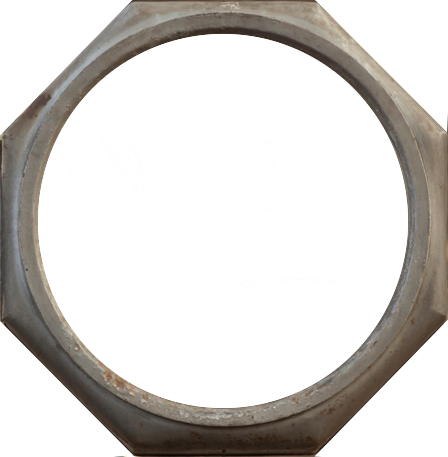
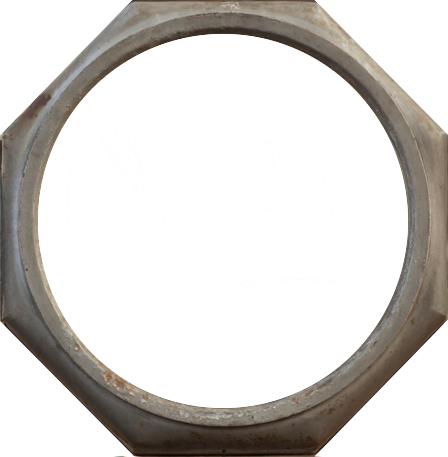
Layered file, before and after one edit (w=448, h=457). Changes by layer:
painted on "bezel" over [314, 0, 448, 135]
